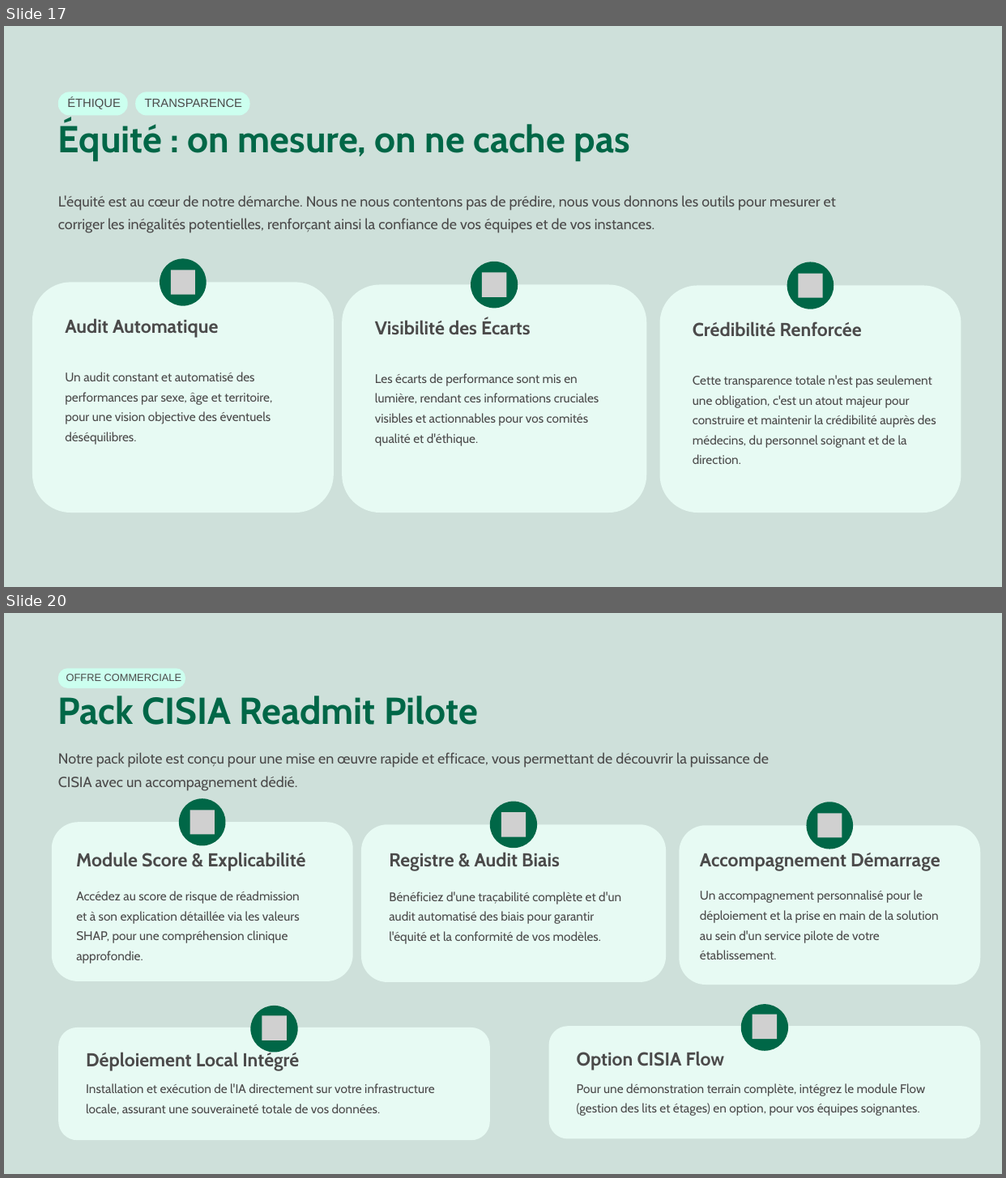
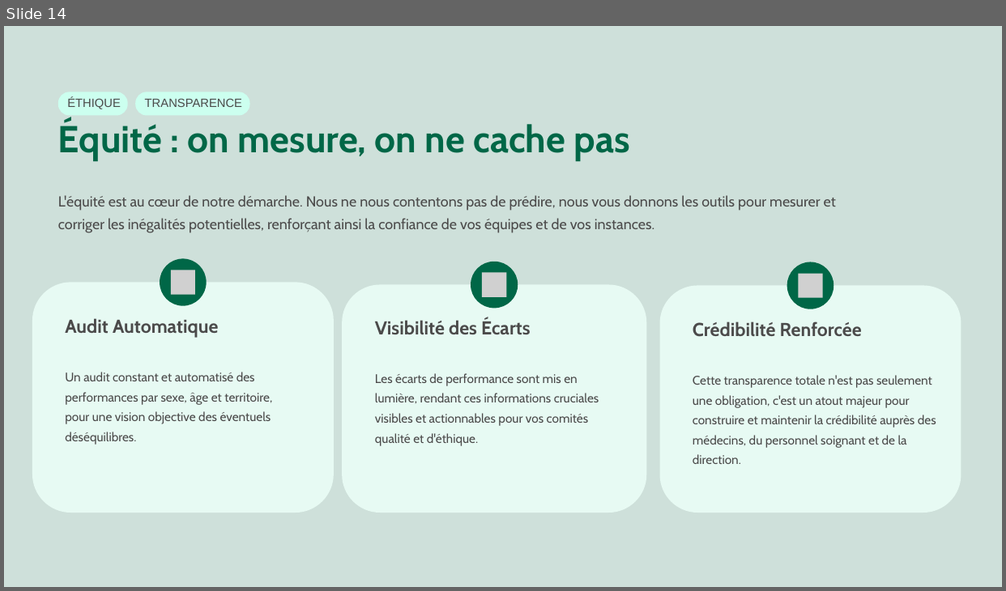
Before and after one commit to Leo-Segalini/CISIA---Sujet-Sante-, a slide deck: Projet_CISIALSB.pptx. Shown one above the other, each under a label of ours: slides 17 and 20 before the commit, slide 14 after it; the slides between them are not shown. The pictures are 1006x1178 and 1006x591 pixels, drawn with LibreOffice and Linux fonts; fonts in the diff are those of the drawing; grey boxes stand for pictures; background and template pictures are left out. Boxes give left, top, right and bottom in pixels: in the first picture for what was removed or moved away, otherwise in the second. Text is boxed around its words. In the diff, an @@ line names an element or a change of style, - is before the commit and + after.

```diff
--- a/Projet_CISIALSB.pptx
+++ b/Projet_CISIALSB.pptx
@@ slide 20 removed at <box>4,613,1002,1174</box>, background picture (left out) @@
@@ freeform shape removed at <box>4,613,1002,1174</box> @@
@@ freeform shape removed at <box>58,668,185,688</box> @@
@@ text removed at <box>66,674,181,681</box> @@
-OFFRE COMMERCIALE
@@ text removed at <box>58,696,478,725</box> @@
-Pack CISIA Readmit Pilote
@@ text removed at <box>58,752,769,791</box> @@
-Notre pack pilote est conçu pour une mise en œuvre rapide et efficace, vous permettant de découvrir la puissance de
-CISIA avec un accompagnement dédié.
@@ freeform shape removed at <box>179,798,226,846</box> @@
@@ freeform shape removed at <box>490,802,538,849</box> @@
@@ freeform shape removed at <box>807,802,853,850</box> @@
@@ freeform shape removed at <box>52,822,353,982</box> @@
@@ picture removed at <box>190,810,215,835</box> @@
@@ freeform shape removed at <box>361,824,666,982</box> @@
@@ picture removed at <box>501,812,526,837</box> @@
@@ freeform shape removed at <box>679,825,981,985</box> @@
@@ picture removed at <box>817,814,842,838</box> @@
@@ text removed at <box>76,852,305,871</box> @@
-Module Score & Explicabilité
@@ text removed at <box>389,852,560,871</box> @@
-Registre & Audit Biais
@@ text removed at <box>700,853,940,871</box> @@
-Accompagnement Démarrage
@@ text removed at <box>76,891,300,964</box> @@
-Accédez au score de risque de réadmission
-et à son explication détaillée via les valeurs
-SHAP, pour une compréhension clinique
-approfondie.
@@ text removed at <box>389,892,621,944</box> @@
-Bénéficiez d'une traçabilité complète et d'un
-audit automatisé des biais pour garantir
-l'équité et la conformité de vos modèles.
@@ text removed at <box>700,890,939,960</box> @@
-Un accompagnement personnalisé pour le
-déploiement et la prise en main de la solution
-au sein d'un service pilote de votre
-établissement.
@@ freeform shape removed at <box>250,1006,298,1053</box> @@
@@ picture removed at <box>262,1016,287,1041</box> @@
@@ freeform shape removed at <box>741,1004,788,1051</box> @@
@@ picture removed at <box>752,1015,778,1040</box> @@
@@ freeform shape removed at <box>58,1028,490,1140</box> @@
@@ freeform shape removed at <box>549,1026,981,1139</box> @@
@@ text removed at <box>86,1051,299,1071</box> @@
-Déploiement Local Intégré
@@ text removed at <box>577,1051,725,1071</box> @@
-Option CISIA Flow
@@ text removed at <box>86,1084,435,1115</box> @@
-Installation et exécution de l'IA directement sur votre infrastructure
-locale, assurant une souveraineté totale de vos données.
@@ text removed at <box>577,1084,925,1116</box> @@
-Pour une démonstration terrain complète, intégrez le module Flow
-(gestion des lits et étages) en option, pour vos équipes soignantes.
@@ what was slide 17 is now slide 14 @@
```
Also in this commit, not shown: 5 slides changed, 2 slides added, 8 other slides removed, 1 other file.
